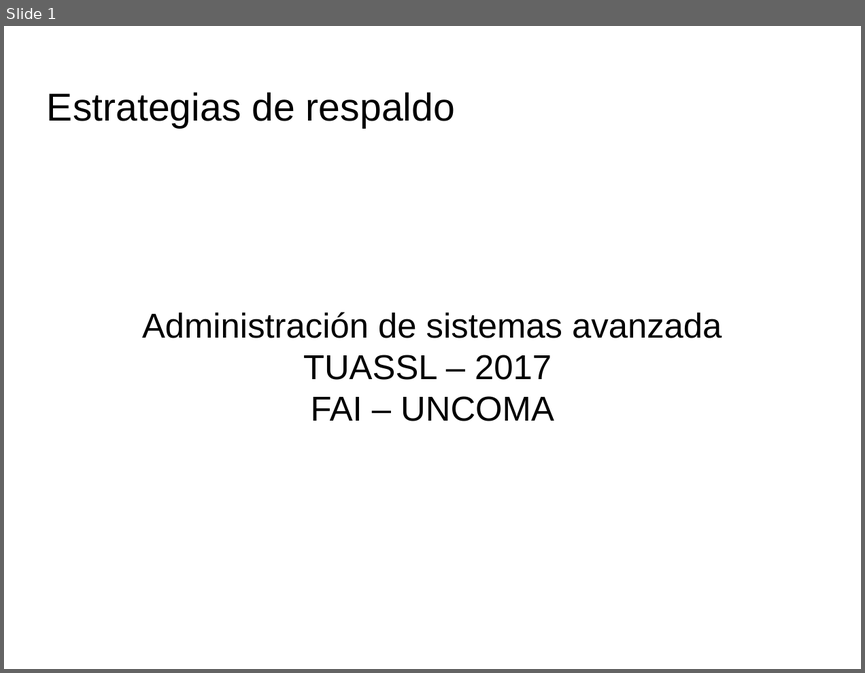
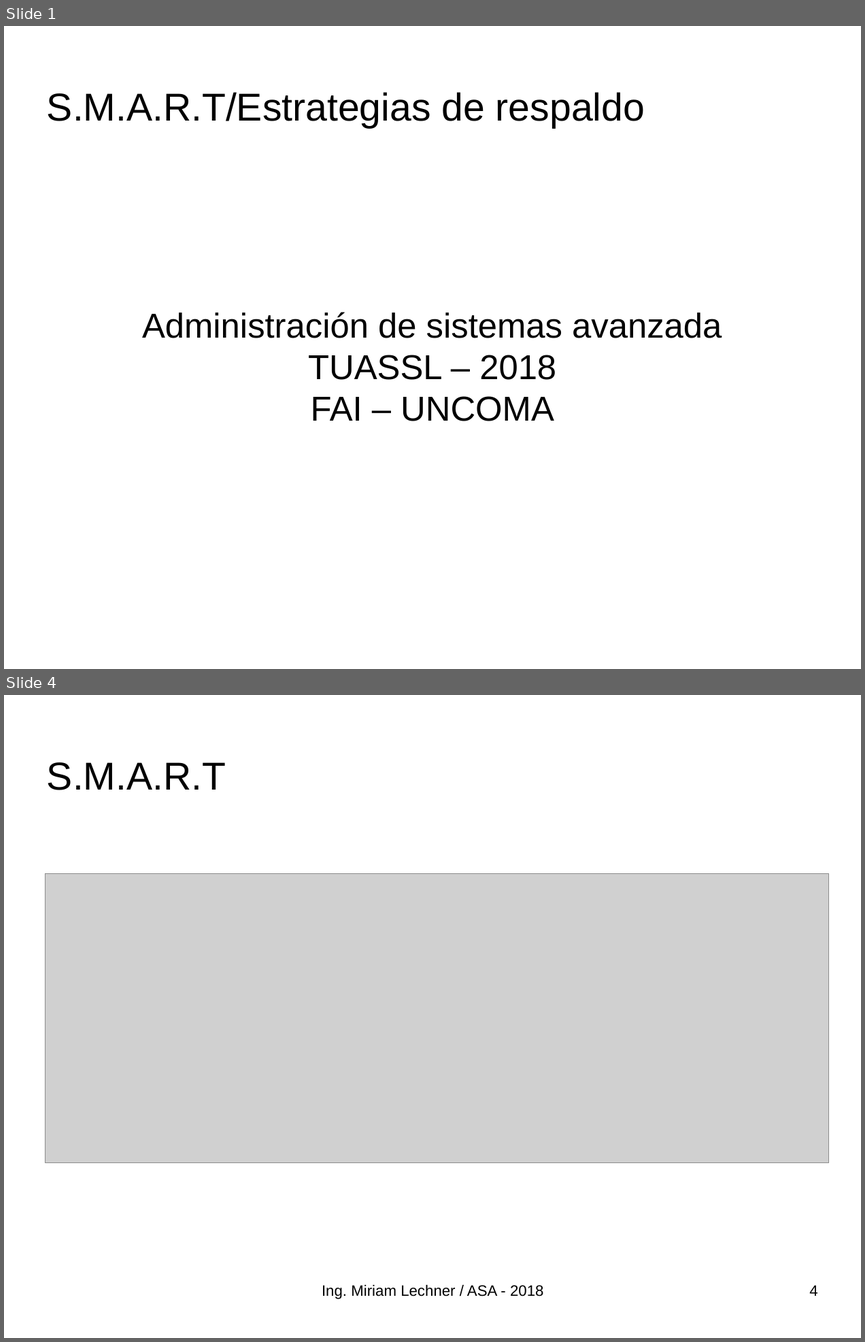
Before and after one commit to niniadcobre/asa, a slide deck: clases/ASA-backup.odp. Shown one above the other, each under a label of ours: slide 1 before the commit, slides 1 and 4 after it; the slides between them are not shown. The pictures are 865x673 and 865x1342 pixels, drawn with LibreOffice and Linux fonts; fonts in the diff are those of the drawing; grey boxes stand for pictures; background and template pictures are left out. Boxes give left, top, right and bottom in pixels: in the first picture for what was removed or moved away, otherwise in the second. Text is boxed around its words. In the diff, an @@ line names an element or a change of style, - is before the commit and + after.

```diff
--- a/clases/ASA-backup.odp
+++ b/clases/ASA-backup.odp
@@ slide 4 added at [4,695,861,1338], background picture (left out) @@
@@ title added at [47,762,226,790], 36 pt, text #000000 @@
+S.M.A.R.T
@@ picture added at [45,874,829,1163] @@
@@ text added at [322,1285,543,1299], 14 pt, text #000000 @@
+Ing. Miriam Lechner / ASA - 2018
@@ page number added at [809,1285,817,1295], 14 pt, text #000000 @@
+4
@@ slide 1 changed as well @@
@@ title at [47,92,645,128]: text changed @@
-Estrategias de respaldo
+S.M.A.R.T/Estrategias de respaldo
@@ subtitle at [308,354,556,380]: text changed @@
-TUASSL – 2017
+TUASSL – 2018
```
Also in this commit, not shown: 5 other slides changed, 5 other slides added, 1 slide removed, 1 other file.
